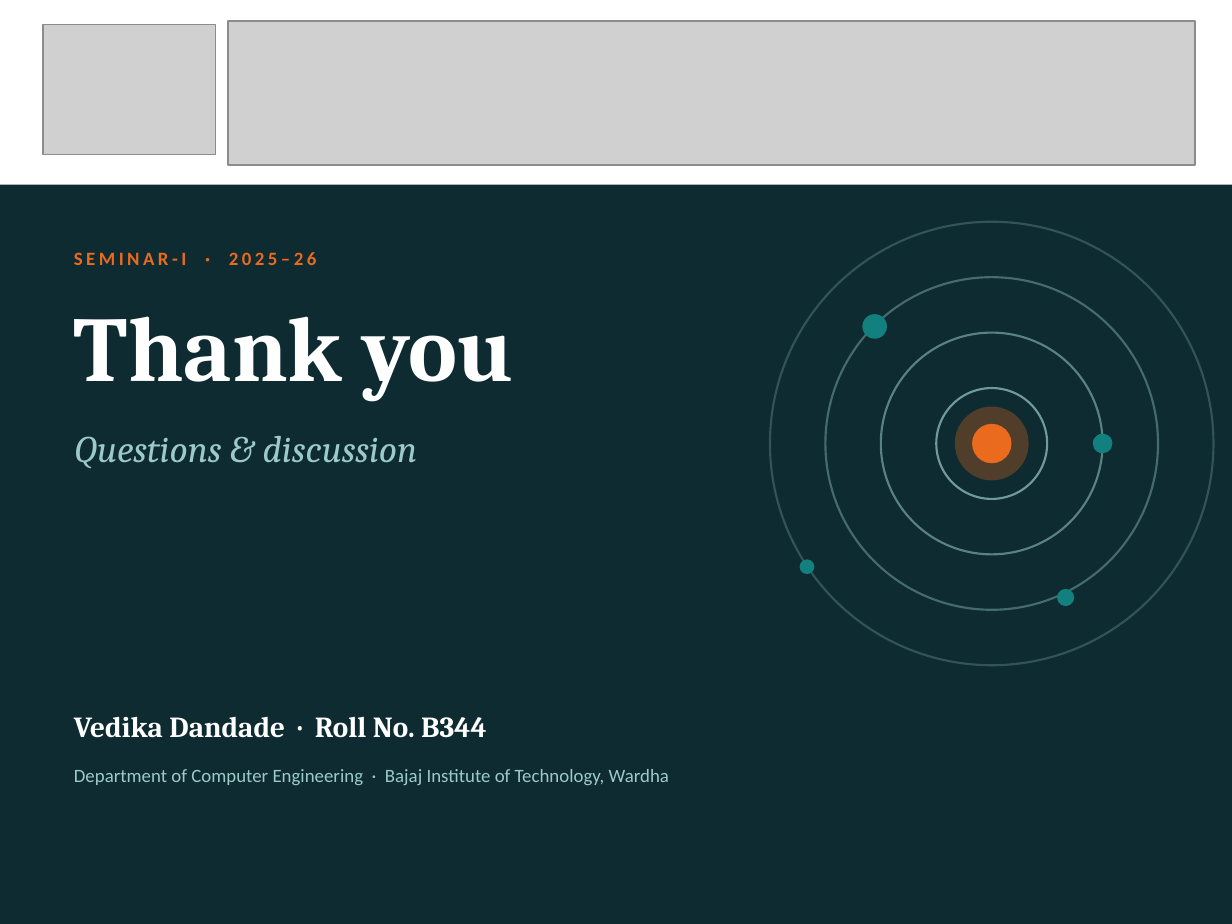
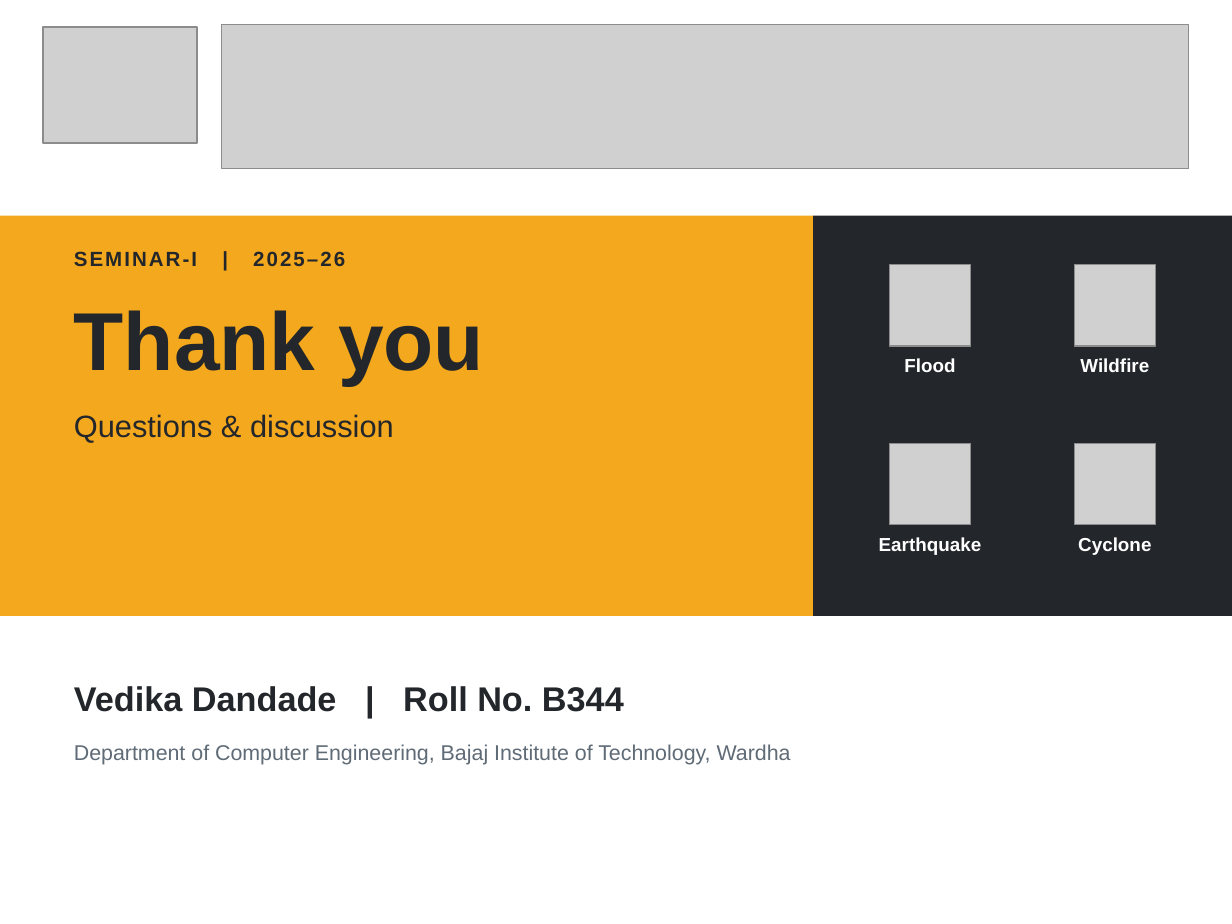
Before and after one commit to UtkarshKale/Cooga, a slide deck: slide 18 of seminar-ppt/Seminar_PPT_AI_Disaster_Management_B344_Vedika_Dandade.pptx. Drawn at 1232x924 pixels with LibreOffice and Linux fonts; fonts in the diff are those of the drawing; grey boxes stand for pictures. Boxes give left, top, right and bottom in pixels: in the first picture for what was removed or moved away, otherwise in the second. Text is boxed around its words. In the diff, an @@ line names an element or a change of style, - is before the commit and + after.

```diff
--- a/seminar-ppt/Seminar_PPT_AI_Disaster_Management_B344_Vedika_Dandade.pptx
+++ b/seminar-ppt/Seminar_PPT_AI_Disaster_Management_B344_Vedika_Dandade.pptx
@@ background #0E2B31 to #FFFFFF @@
@@ rectangle removed at (0,0,1232,185) @@
@@ picture: place and size @@
-picture at (43,25,216,154)
+picture at (43,27,197,143)
@@ picture: place and size @@
-picture at (228,21,1195,165)
+picture at (222,25,1189,169)
@@ rectangle added at (0,216,813,616), fill #F4A81D @@
@@ rectangle: place and size @@
-rectangle at (770,222,1214,665)
+rectangle at (813,216,1232,616)
@@ rectangle at (813,216,1232,616): ellipse to rectangle; fill none to #23272B; outline #9CCBC7 1.25 pt to none @@
@@ text at (74,251,345,267): text changed; size 11 to 12 pt; font Calibri to Arial; text colour #EA6A1E to #23272B @@
-SEMINAR-I · 2025–26
+SEMINAR-I | 2025–26
@@ picture added at (890,265,971,346) @@
@@ picture added at (1074,265,1156,346) @@
@@ text "Thank you" at (74,310,484,385): size 54 to 48 pt, font Cambria to Arial, text colour #FFFFFF to #23272B; line spacing 1 to 0.95; more space between paragraphs @@
@@ ellipse removed at (825,277,1158,610) @@
@@ ellipse removed at (862,314,887,339) @@
@@ ellipse removed at (881,333,1103,554) @@
@@ text added at (904,358,955,372), 11 pt, text #FFFFFF, bold @@
+Flood
@@ text added at (1080,358,1149,372), 11 pt, text #FFFFFF, bold @@
+Wildfire
@@ ellipse removed at (936,388,1047,499) @@
@@ text "Questions & discussion": place and size @@
-text "Questions & discussion" at (74,436,417,468)
+text "Questions & discussion" at (74,414,394,442)
@@ text "Questions & discussion" at (74,414,394,442): size 22 to 18 pt, font Cambria to Arial, text colour #9CCBC7 to #23272B, italic off @@
@@ ellipse removed at (955,407,1029,480) @@
@@ picture added at (890,444,971,525) @@
@@ ellipse removed at (972,424,1011,463) @@
@@ picture added at (1074,444,1156,525) @@
@@ ellipse removed at (1093,434,1112,453) @@
@@ text added at (879,537,982,555), 11 pt, text #FFFFFF, bold @@
+Earthquake
@@ text added at (1078,537,1151,555), 11 pt, text #FFFFFF, bold @@
+Cyclone
@@ ellipse removed at (800,559,814,574) @@
@@ ellipse removed at (1057,589,1074,606) @@
@@ text at (74,686,624,712): text changed; size 17 to 20 pt; font Cambria to Arial; text colour #FFFFFF to #23272B @@
-Vedika Dandade · Roll No. B344
+Vedika Dandade | Roll No. B344
@@ text at (74,744,791,765): text changed; size 11 to 12.5 pt; font Calibri to Arial; text colour #9CCBC7 to #5F6B76 @@
-Department of Computer Engineering · Bajaj Institute of Technology, Wardha
+Department of Computer Engineering, Bajaj Institute of Technology, Wardha
```
Also in this commit, not shown: 17 other slides changed, 5 other files.
